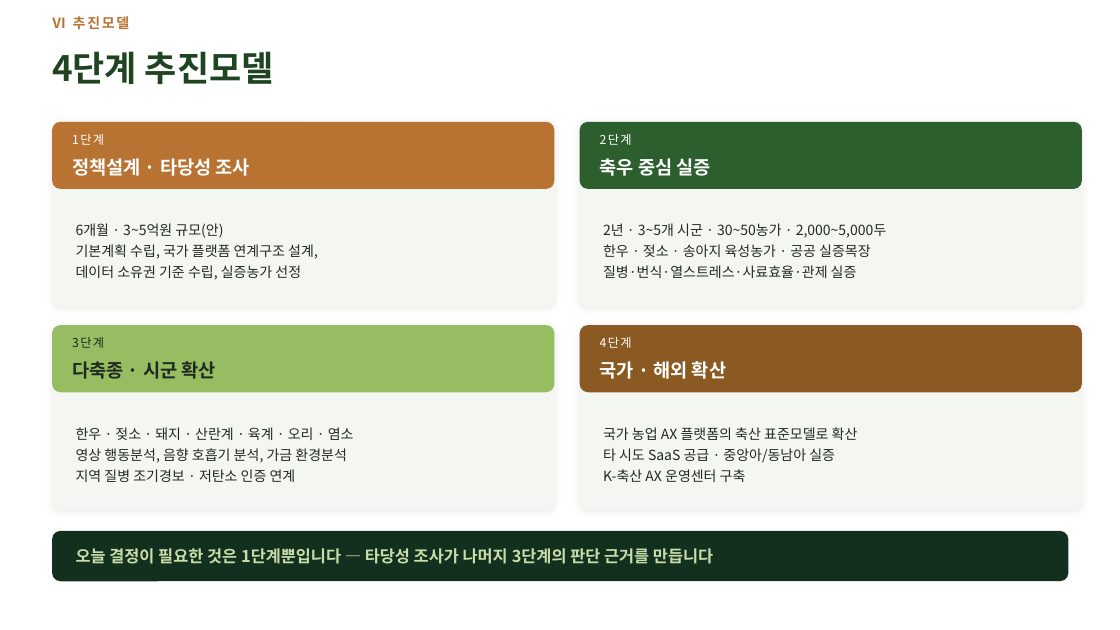
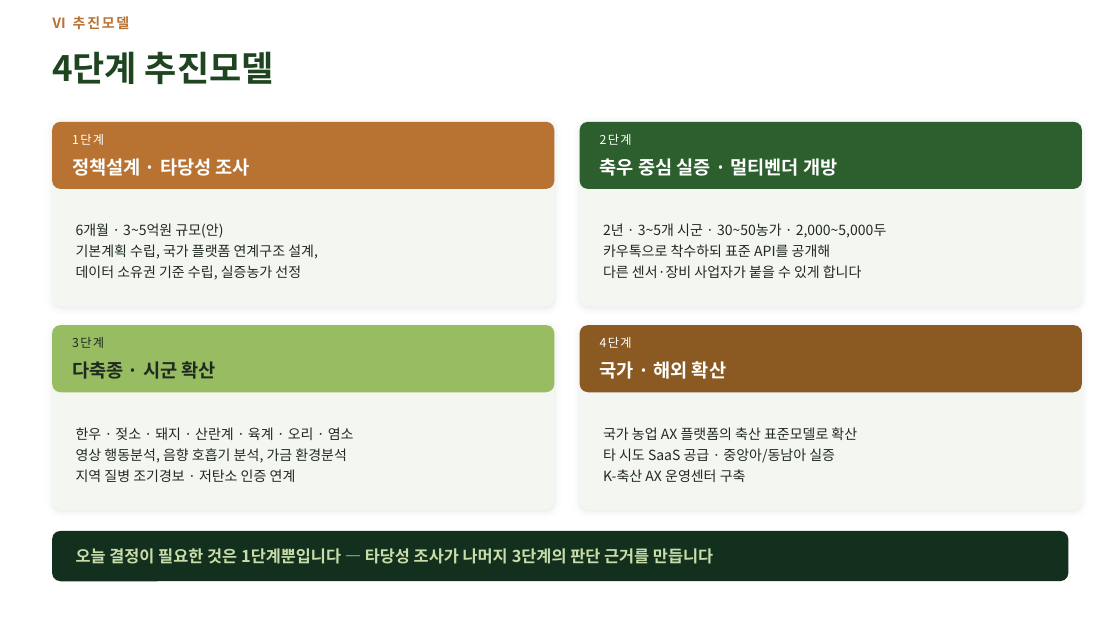
Before and after one commit to hhj3150/Dr-Ha--agent, a slide deck: slide 38 of deliverables/2026-08-03-jeonnam-province/전남축산AX플랫폼_정책제안.pptx (slide 36 before the commit). Drawn at 1120x630 pixels with LibreOffice and Linux fonts; fonts in the diff are those of the drawing. Boxes give left, top, right and bottom in pixels: in the first picture for what was removed or moved away, otherwise in the second. Text is boxed around its words. In the diff, an @@ line names an element or a change of style, - is before the commit and + after.

```diff
--- a/deliverables/2026-08-03-jeonnam-province/전남축산AX플랫폼_정책제안.pptx
+++ b/deliverables/2026-08-03-jeonnam-province/전남축산AX플랫폼_정책제안.pptx
@@ text at (x1=600, y1=158, x2=837, y2=176): text changed @@
-축우 중심 실증
+축우 중심 실증 · 멀티벤더 개방
@@ text at (x1=603, y1=244, x2=862, y2=278): text changed @@
-한우 · 젖소 · 송아지 육성농가 · 공공 실증목장
-질병·번식·열스트레스·사료효율·관제 실증
+카우톡으로 착수하되 표준 API를 공개해
+다른 센서·장비 사업자가 붙을 수 있게 합니다
```
Also in this commit, not shown: 5 other slides changed, 2 slides added, 2 other files.
